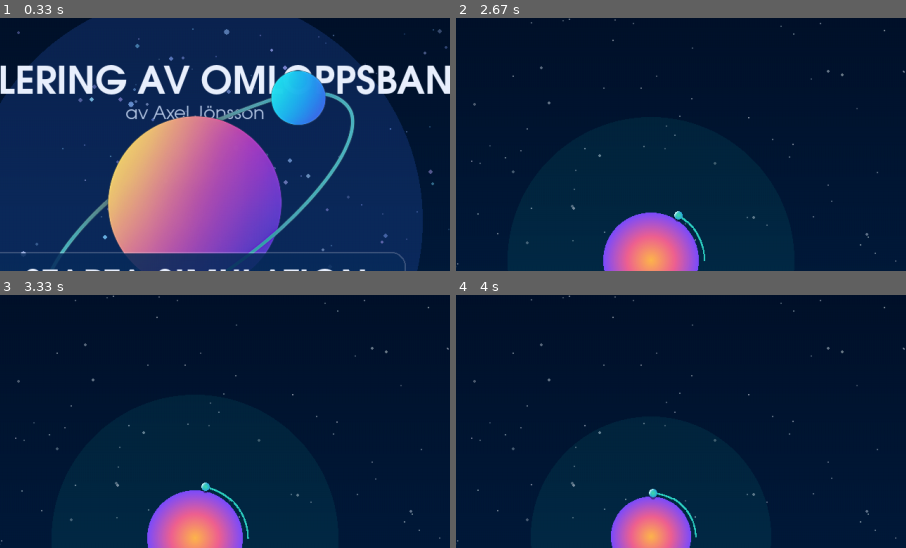
Above: before the commit, frames 1-4 (two rows, left to right).
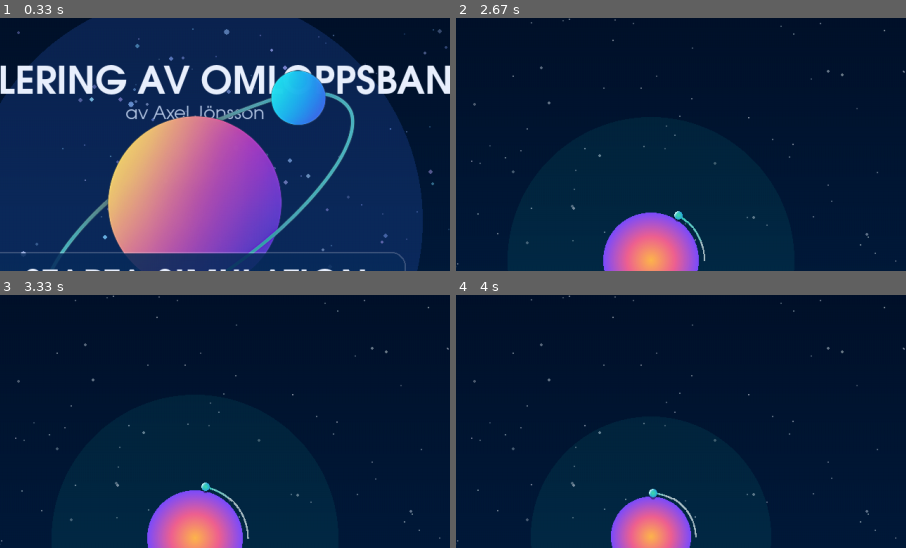
Above: after the commit, the same moments.

Repository: askel-dev/gymnasiearbete-omloppsbana
Game: pygame game, started from src/orbit_pygame.py
Two runs of this game, one before a commit and one after it. Both use one fixed random seed, a clock stepped at 60 frames per second and the inputs below.
Inputs:
- Up to frame 1 (0.33 s): no input
- Up to frame 2 (2.67 s): click "STARTA SIMULATION" at 0.38 s; hold R 0.67-1.13 s; hold Right 0.67-1.13 s; hold Right 1.17-1.63 s; tap Space at 1.23, 1.53, 1.73, 2.07, 2.37, 2.57 s; hold Up 1.67-1.97 s; hold Right 2-2.47 s; tap - at 2.15 s; hold Left from 2.5 s (still down)
- Up to frame 3 (3.33 s): tap Space at 2.87, 3.13 s; release Left at 3.03 s; hold Down from 3.07 s (still down)
- Up to frame 4 (4 s): release Down at 3.37 s; hold Left 3.4-3.8 s; tap Space at 3.47, 3.77, 3.9 s; tap - at 3.55 s; hold Up from 3.83 s (still down)
The pictures show only the part of the screen within x 28-78%, y 10-60%; the shares and areas given below are measured in that part.

Frame 1 is identical in both runs. In frame 2, less than 0.1% of the frame differs, in the area x 50-56%, y 79-97%; in frame 3, 0.1%, in the area x 47-56%, y 76-97%; in frame 4, 0.1%.

Commit message:
Improve orbit overlays and scenario feedback

Diff:
--- a/src/orbit_pygame.py
+++ b/src/orbit_pygame.py
@@ -11,7 +11,6 @@
 from collections import deque
 from dataclasses import dataclass
 from functools import lru_cache
-from itertools import islice
 
 from logging_utils import RunLogger
 
@@ -448,6 +447,7 @@
 SCENARIOS: dict[str, Scenario] = {scenario.key: scenario for scenario in SCENARIO_DEFINITIONS}
 SCENARIO_DISPLAY_ORDER: list[str] = [scenario.key for scenario in SCENARIO_DEFINITIONS]
 DEFAULT_SCENARIO_KEY = SCENARIO_DISPLAY_ORDER[0]
+SCENARIO_FLASH_DURATION = 2.0
 
 # =======================
 #   SIMULATOR-SETTINGS
@@ -459,6 +459,7 @@
 ESCAPE_RADIUS_FACTOR = 20.0
 ORBIT_PREDICTION_INTERVAL = 1.0
 MAX_ORBIT_PREDICTION_SAMPLES = 2_000
+MAX_RENDERED_ORBIT_POINTS = 800
 
 # =======================
 #   RIT- & KONTROLL-SETTINGS
@@ -482,8 +483,8 @@
 HUD_TEXT_COLOR = (234, 241, 255)
 HUD_TEXT_ALPHA = 255
 HUD_SHADOW_COLOR = (10, 15, 30, 120)
-ORBIT_PRIMARY_COLOR = (46, 209, 195)
-ORBIT_SECONDARY_COLOR = (46, 209, 195, 160)
+ORBIT_PRIMARY_COLOR = (255, 255, 255, 180)
+ORBIT_SECONDARY_COLOR = (220, 236, 255, 140)
 ORBIT_LINE_WIDTH = 2
 TRAIL_COLOR = (46, 209, 195)
 TRAIL_MAX_DURATION = 1.0
@@ -510,6 +511,9 @@
 LABEL_MARKER_COLOR = (46, 209, 195)
 LABEL_TEXT_COLOR = (234, 241, 255)
 LABEL_MARKER_ALPHA = int(255 * 0.9)
+LABEL_MARKER_HOVER_RADIUS = 22
+LABEL_MARKER_HOVER_ALPHA = 255
+LABEL_MARKER_HOVER_RADIUS_PIXELS = 6
 FPS_TEXT_ALPHA = int(255 * 0.6)
 STARFIELD_PARALLAX = 0.12
 
@@ -592,6 +596,18 @@
     else:
         pygame.draw.lines(surface, color, False, points, width)
         pygame.draw.aalines(surface, color, False, points)
+
+
+def downsample_points(
+    points: list[tuple[float, float]], max_points: int
+) -> list[tuple[float, float]]:
+    if len(points) <= max_points:
+        return list(points)
+    step = max(1, math.ceil(len(points) / max_points))
+    sampled = points[::step]
+    if sampled[-1] != points[-1]:
+        sampled.append(points[-1])
+    return sampled
 
 
 def compute_orbit_prediction(r_init: np.ndarray, v_init: np.ndarray) -> tuple[float | None, list[tuple[float, float]]]:
@@ -737,6 +753,7 @@
 
     overlay_size = (WIDTH, HEIGHT)
     trail_surface = pygame.Surface(overlay_size, pygame.SRCALPHA)
+    orbit_layer = pygame.Surface(overlay_size, pygame.SRCALPHA)
     label_layer = pygame.Surface(overlay_size, pygame.SRCALPHA)
 
     clock = pygame.time.Clock()
@@ -1087,11 +1104,14 @@
             overlay_size = current_size
             update_display_metrics(*current_size)
             trail_surface = pygame.Surface(overlay_size, pygame.SRCALPHA)
+            orbit_layer = pygame.Surface(overlay_size, pygame.SRCALPHA)
             label_layer = pygame.Surface(overlay_size, pygame.SRCALPHA)
 
         trail_surface.fill((0, 0, 0, 0))
+        orbit_layer.fill((0, 0, 0, 0))
         label_layer.fill((0, 0, 0, 0))
         trail_drawn = False
+        orbit_drawn = False
         labels_drawn = False
         # --- Input ---
         for event in pygame.event.get():
@@ -1218,7 +1238,7 @@
                 panel_rect.topleft = (20, HEIGHT - panel_height - 20)
                 screen.blit(panel_surface, panel_rect)
 
-            if scenario_flash_text and now_menu - scenario_flash_time < 2.5:
+            if scenario_flash_text and now_menu - scenario_flash_time < SCENARIO_FLASH_DURATION:
                 flash_surf = scenario_font.render(scenario_flash_text, True, MENU_TITLE_COLOR)
                 flash_rect = flash_surf.get_rect(center=(WIDTH // 2, menu_button_y - 40))
                 screen.blit(flash_surf, flash_rect)
@@ -1358,17 +1378,23 @@
                 reveal_fraction = 1.0
             else:
                 reveal_fraction = clamp(t_sim / orbit_prediction_period, 0.0, 1.0)
+            total_points = len(orbit_prediction_points)
             if reveal_fraction >= 1.0:
-                points_iter = orbit_prediction_points
+                subset = orbit_prediction_points
             else:
-                max_index = int(len(orbit_prediction_points) * reveal_fraction)
-                points_iter = islice(orbit_prediction_points, max_index)
+                max_index = max(2, int(total_points * reveal_fraction))
+                subset = orbit_prediction_points[:max_index]
+            sampled_points = downsample_points(subset, MAX_RENDERED_ORBIT_POINTS)
             screen_points = [
                 world_to_screen(px, py, ppm, camera_center_tuple)
-                for px, py in points_iter
+                for px, py in sampled_points
             ]
             if len(screen_points) >= 2:
-                draw_orbit_line(screen, ORBIT_PRIMARY_COLOR, screen_points, ORBIT_LINE_WIDTH)
+                draw_orbit_line(orbit_layer, ORBIT_PRIMARY_COLOR, screen_points, ORBIT_LINE_WIDTH)
+                orbit_drawn = True
+
+        if orbit_drawn:
+            screen.blit(orbit_layer, (0, 0))
 
         earth_radius_px = max(1, int(EARTH_RADIUS * ppm))
         draw_earth(screen, earth_screen_pos, earth_radius_px)
@@ -1397,53 +1423,72 @@
         sat_radius_px = compute_satellite_radius(rmag)
         draw_satellite(screen, sat_pos, earth_screen_pos, sat_radius_px)
 
+        hovered_marker: tuple[str, tuple[int, int], float] | None = None
+        hovered_distance = float("inf")
         if orbit_markers:
             for marker_type, mx, my, mr in orbit_markers:
                 marker_pos = world_to_screen(mx, my, ppm, camera_center_tuple)
+                dist_to_mouse = math.hypot(
+                    marker_pos[0] - mouse_pos[0], marker_pos[1] - mouse_pos[1]
+                )
+                hovered = dist_to_mouse <= LABEL_MARKER_HOVER_RADIUS
+                alpha = LABEL_MARKER_HOVER_ALPHA if hovered else LABEL_MARKER_ALPHA
+                radius = LABEL_MARKER_HOVER_RADIUS_PIXELS if hovered else 4
                 pygame.draw.circle(
                     label_layer,
-                    (*LABEL_MARKER_COLOR, LABEL_MARKER_ALPHA),
+                    (*LABEL_MARKER_COLOR, alpha),
                     marker_pos,
-                    4,
+                    radius,
                 )
+                if hovered:
+                    if dist_to_mouse < hovered_distance:
+                        hovered_distance = dist_to_mouse
+                        hovered_marker = (marker_type, marker_pos, mr)
+                    pygame.draw.circle(
+                        label_layer,
+                        (*LABEL_MARKER_COLOR, int(alpha * 0.4)),
+                        marker_pos,
+                        radius + 4,
+                        1,
+                    )
                 labels_drawn = True
-                distance_px = math.hypot(marker_pos[0] - sat_pos[0], marker_pos[1] - sat_pos[1])
-                if distance_px > 120:
-                    continue
-                label = "Periapsis" if marker_type == "pericenter" else "Apoapsis"
-                altitude_km = (mr - EARTH_RADIUS) / 1_000.0
-                text = f"{label}: {altitude_km:,.1f} km"
-                text_surf = font.render(text, True, LABEL_TEXT_COLOR)
-                if HUD_TEXT_ALPHA < 255:
-                    text_surf.set_alpha(HUD_TEXT_ALPHA)
-                padding = 6
-                bg_rect = pygame.Rect(
-                    0,
-                    0,
-                    text_surf.get_width() + padding * 2,
-                    text_surf.get_height() + padding * 2,
-                )
-                direction = -1 if marker_type == "pericenter" else 1
-                line_length = 18
-                anchor_y = marker_pos[1] + direction * line_length
-                bg_rect.center = (
-                    marker_pos[0],
-                    int(anchor_y + direction * (bg_rect.height / 2 + 6)),
-                )
-                pygame.draw.line(
-                    label_layer,
-                    (*LABEL_MARKER_COLOR, int(LABEL_MARKER_ALPHA * 0.6)),
-                    marker_pos,
-                    (marker_pos[0], anchor_y),
-                    2,
-                )
-                pygame.draw.rect(
-                    label_layer,
-                    LABEL_BACKGROUND_COLOR,
-                    bg_rect,
-                    border_radius=10,
-                )
-                label_layer.blit(text_surf, (bg_rect.left + padding, bg_rect.top + padding))
+
+        if hovered_marker is not None:
+            marker_type, marker_pos, mr = hovered_marker
+            label = "Periapsis" if marker_type == "pericenter" else "Apoapsis"
+            altitude_km = (mr - EARTH_RADIUS) / 1_000.0
+            text = f"{label}: {altitude_km:,.1f} km"
+            text_surf = font.render(text, True, LABEL_TEXT_COLOR)
+            if HUD_TEXT_ALPHA < 255:
+                text_surf.set_alpha(HUD_TEXT_ALPHA)
+            padding = 6
+            bg_rect = pygame.Rect(
+                0,
+                0,
+                text_surf.get_width() + padding * 2,
+                text_surf.get_height() + padding * 2,
+            )
+            direction = -1 if marker_type == "pericenter" else 1
+            line_length = 18
+            anchor_y = marker_pos[1] + direction * line_length
+            bg_rect.center = (
+                marker_pos[0],
+                int(anchor_y + direction * (bg_rect.height / 2 + 6)),
+            )
+            pygame.draw.line(
+                label_layer,
+                (*LABEL_MARKER_COLOR, int(LABEL_MARKER_ALPHA * 0.6)),
+                marker_pos,
+                (marker_pos[0], anchor_y),
+                2,
+            )
+            pygame.draw.rect(
+                label_layer,
+                LABEL_BACKGROUND_COLOR,
+                bg_rect,
+                border_radius=10,
+            )
+            label_layer.blit(text_surf, (bg_rect.left + padding, bg_rect.top + padding))
         if labels_drawn:
             screen.blit(label_layer, (0, 0))
 
@@ -1512,7 +1557,7 @@
             panel_rect.topleft = (20, HEIGHT - panel_height - 20)
             screen.blit(panel_surface, panel_rect)
 
-        if scenario_flash_text and now_time - scenario_flash_time < 2.5:
+        if scenario_flash_text and now_time - scenario_flash_time < SCENARIO_FLASH_DURATION:
             flash_surf = scenario_font.render(scenario_flash_text, True, HUD_TEXT_COLOR)
             flash_rect = flash_surf.get_rect(center=(WIDTH // 2, 40))
             screen.blit(flash_surf, flash_rect)
